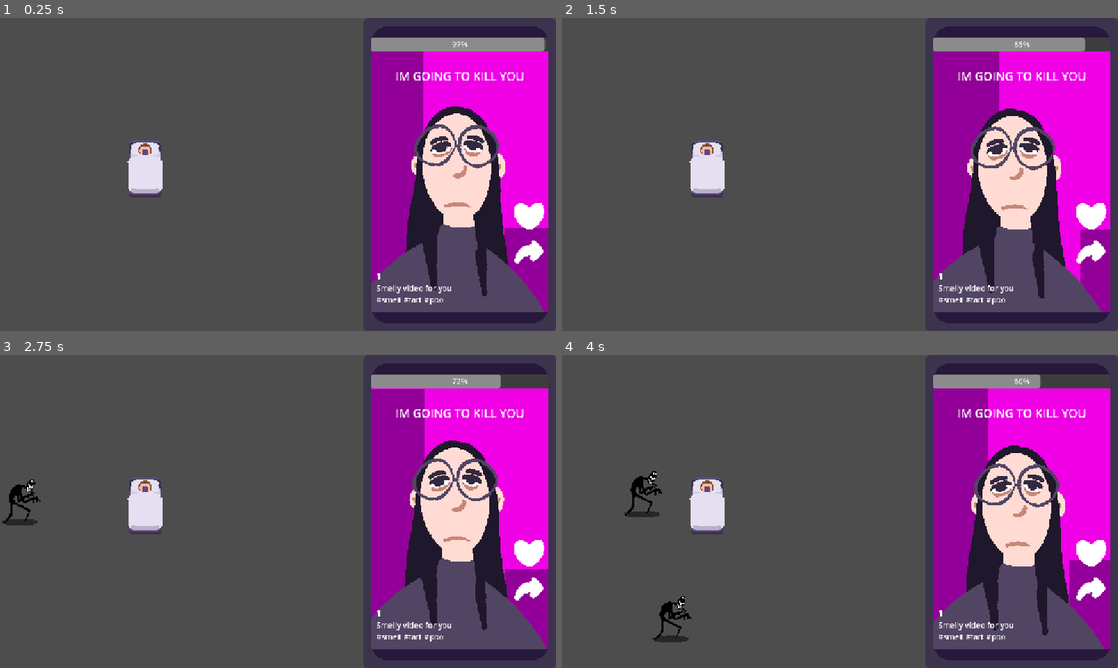
Above: before the commit, frames 1-4 (two rows, left to right).
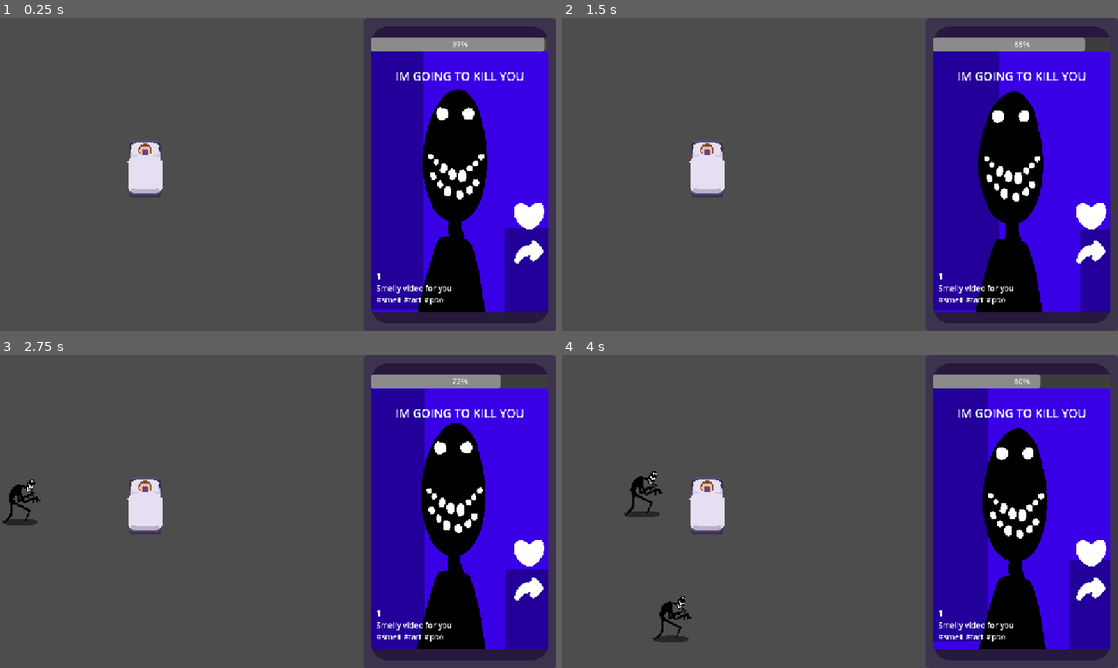
Above: after the commit, the same moments.

Repository: orbital-mage/gmtk-2025
Game: Godot game, scene res://game.tscn
Two runs of this game, one before a commit and one after it. Both use one fixed random seed, a clock stepped at 60 frames per second and the inputs below.
Inputs (mouse positions are in pixels of both pictures, inside the frame that each line leads up to):
- Up to frame 1 (0.25 s): no input
- Up to frame 2 (1.5 s): move the mouse to (1023, 180) at 0.52 s; press the mouse at (1023, 180) at 0.53 s; move the mouse to (728, 190) at 1.27 s; release the mouse at (728, 190) at 1.28 s; tap Tab (spawn) at 1.35 s; click (728, 190) at 1.42 s
- Up to frame 3 (2.75 s): move the mouse to (333, 442) at 2.02 s; press the mouse at (333, 442) at 2.03 s
- Up to frame 4 (4 s): move the mouse to (812, 574) at 2.77 s; release the mouse at (812, 574) at 2.78 s; tap Tab (spawn) at 2.85 s; click (812, 574) at 2.92 s; move the mouse to (1006, 558) at 3.52 s; press the mouse at (1006, 558) at 3.53 s

The runs differ from the first frame. In frame 1, 26% of the frame differs, in the area x 66-99%, y 10-94%; in frame 2, 26%; in frame 3, 26%; in frame 4, 26%.

Commit message:
play video on restart

Diff:
--- a/phone/video.gd
+++ b/phone/video.gd
@@ -46,5 +46,5 @@
 		print("share")
 
 func _on_video_completed() -> void:
-	audio.play()
+	play()
 	print("video finished")
--- a/phone/video.tscn
+++ b/phone/video.tscn
@@ -1,12 +1,12 @@
 [gd_scene load_steps=6 format=3 uid="uid://b7j8tmmeq2u0x"]
 
 [ext_resource type="Script" uid="uid://cunvyp7u0olgb" path="res://phone/video.gd" id="1_54tw5"]
-[ext_resource type="PackedScene" uid="uid://bhj4mugmmuvaj" path="res://Scenes/videos/demon_jumpscare.tscn" id="1_077d1"]
+[ext_resource type="PackedScene" uid="uid://bhj4mugmmuvaj" path="res://scenes/videos/demon_jumpscare.tscn" id="1_077d1"]
 [ext_resource type="Texture2D" uid="uid://dwisv1pyyxccd" path="res://assets/graphics/button_like.png" id="1_vt4bk"]
 [ext_resource type="Texture2D" uid="uid://b3uik4u1kuc3l" path="res://assets/graphics/button_share.png" id="2_077d1"]
 [ext_resource type="AudioStream" uid="uid://vj3rbjbjxaw8" path="res://assets/sounds/demon_jumpscare.mp3" id="3_dvvke"]
 
-[node name="Video" type="Control"]
+[node name="Video2" type="Control"]
 clip_contents = true
 custom_minimum_size = Vector2(0, 541)
 layout_mode = 3
@@ -23,6 +23,7 @@
 
 [node name="Timer" type="Timer" parent="."]
 wait_time = 2.0
+one_shot = true
 
 [node name="AudioStreamPlayer" type="AudioStreamPlayer" parent="."]
 stream = ExtResource("3_dvvke")
Not shown: 1 places in scenes/videos/guy_talking.tscn that only renumber resources
